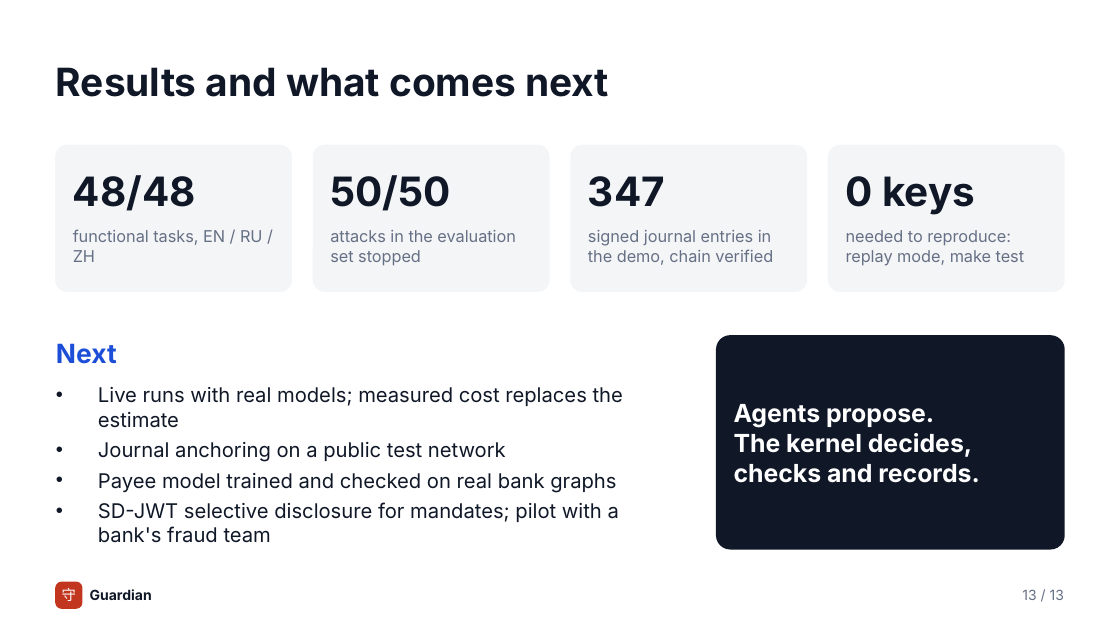
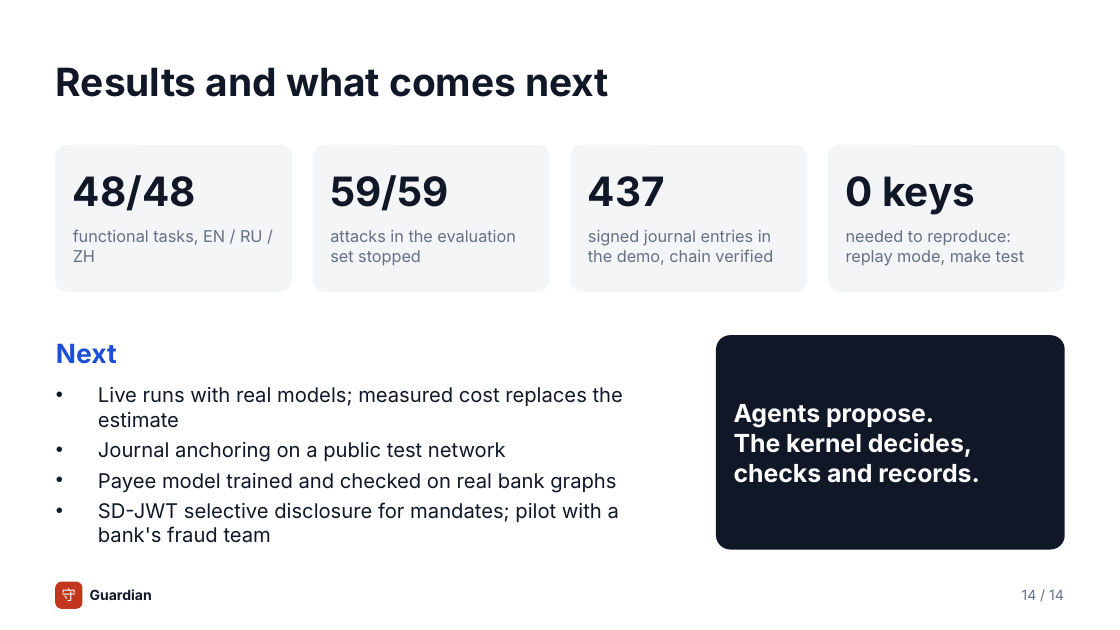
Before and after one commit to yourfavoriteself/ShenzhenFinTechathonTopicA, a slide deck: slide 14 of docs/presentation.pptx (slide 13 before the commit). Drawn at 1120x630 pixels with LibreOffice and Linux fonts; fonts in the diff are those of the drawing. Boxes give left, top, right and bottom in pixels: in the first picture for what was removed or moved away, otherwise in the second. Text is boxed around its words. In the diff, an @@ line names an element or a change of style, - is before the commit and + after.

```diff
--- a/docs/presentation.pptx
+++ b/docs/presentation.pptx
@@ text at (330, 175, 449, 211): text changed @@
-50/50
+59/59
@@ text at (588, 176, 665, 207): text changed @@
-347
+437
@@ text at (1022, 590, 1064, 600): text changed @@
-13 / 13
+14 / 14
```
Also in this commit, not shown: 11 other slides changed, 1 slide added, 9 other files.
